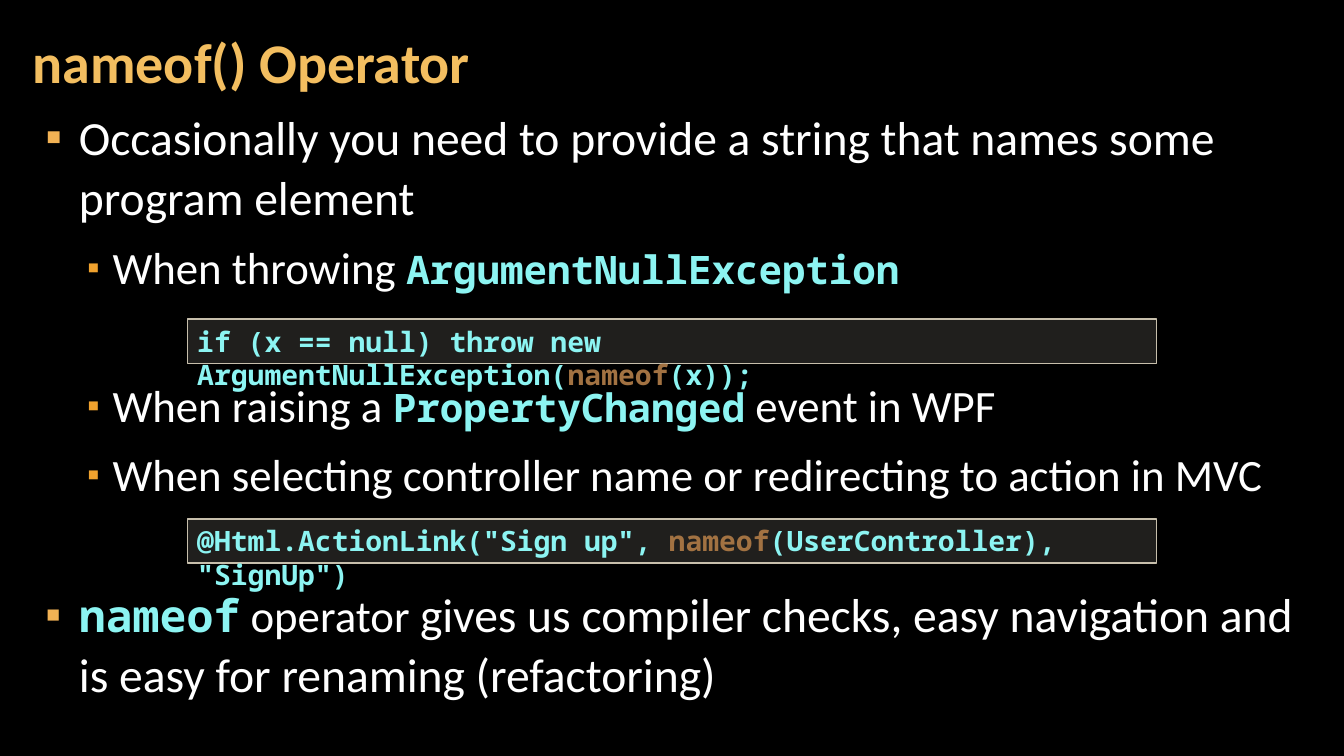
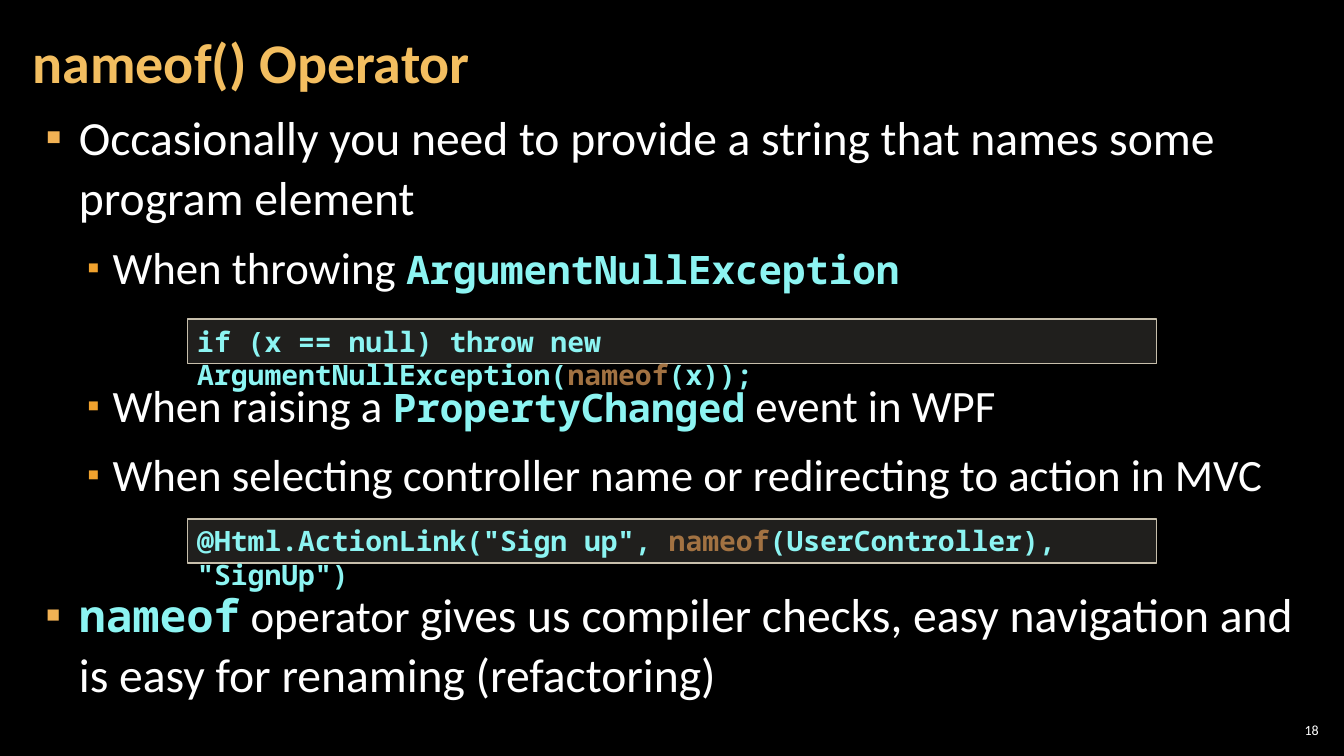
Before and after one commit to NikolayIT/CSharp-New-Features, a slide deck: slide 18 of docs/What is new in CSharp 6.0 and 7.0.pptx. Drawn at 1344x756 pixels with LibreOffice and Linux fonts; fonts in the diff are those of the drawing; background and template pictures are left out. Boxes give left, top, right and bottom in pixels: in the first picture for what was removed or moved away, otherwise in the second. Text is boxed around its words. In the diff, an @@ line names an element or a change of style, - is before the commit and + after.

```diff
--- a/docs/What is new in CSharp 6.0 and 7.0.pptx
+++ b/docs/What is new in CSharp 6.0 and 7.0.pptx
@@ page number added at (x1=1305, y1=725, x2=1319, y2=735), 10 pt, text #FFFFFF @@
+18
```
Also in this commit, not shown: 7 other slides changed, 20 slides added, 7 slides removed.
